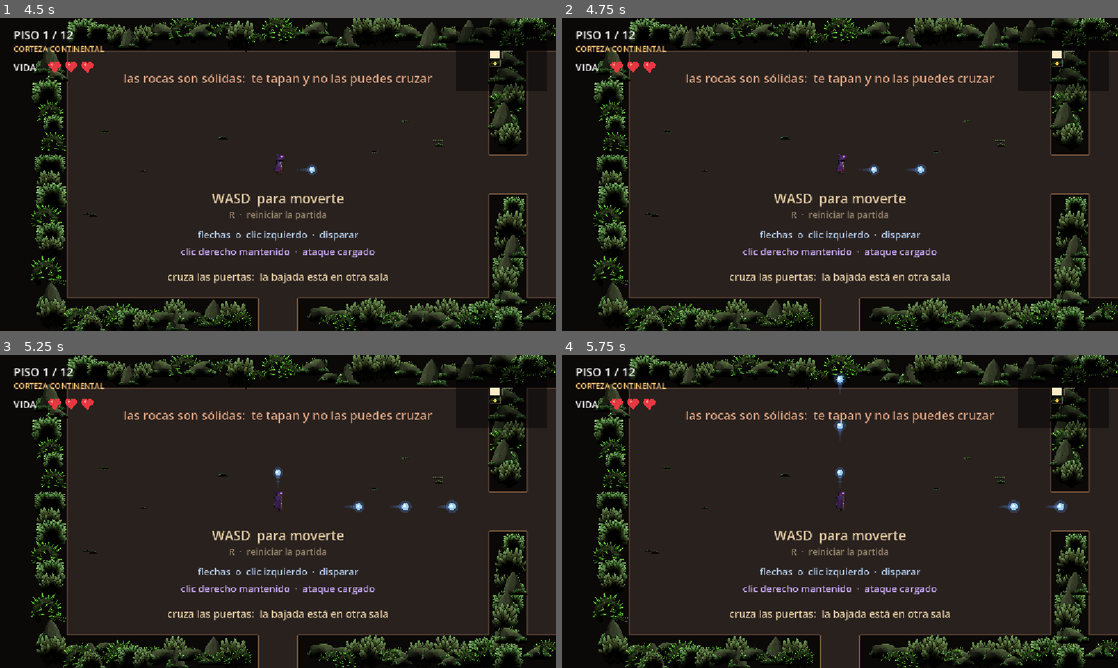
Above: before the commit, frames 1-4 (two rows, left to right).
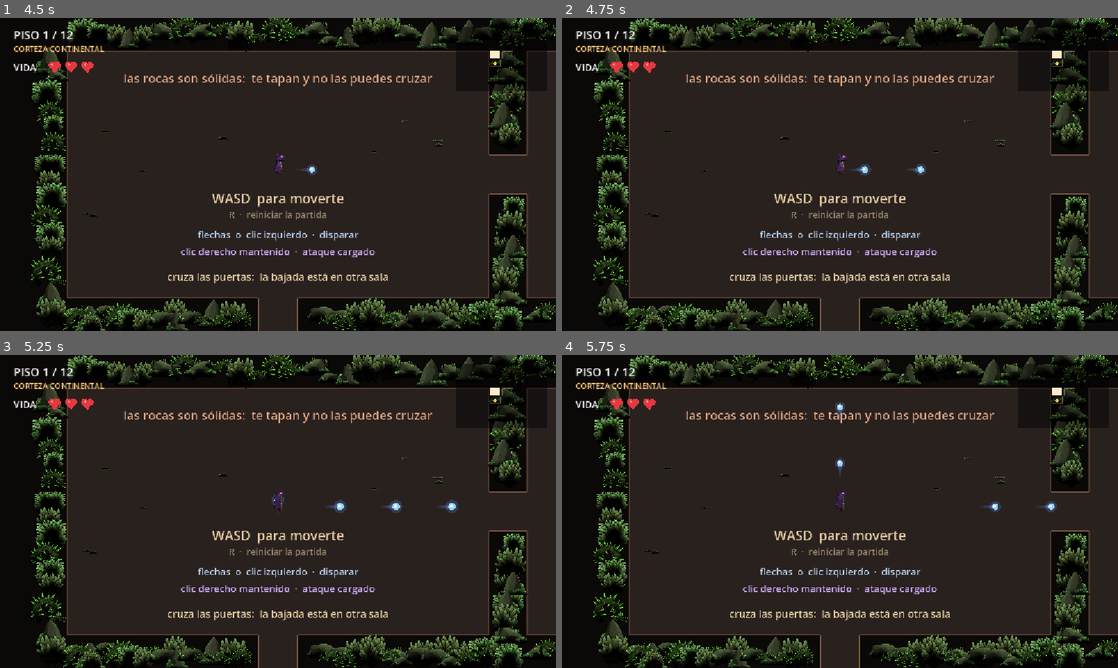
Above: after the commit, the same moments.

Repository: MatiasRodrigo0502/Vacio
Game: Godot game, scene res://scenes/MenuPrincipal.tscn
Same seed, same stepped clock (60 frames per second), same inputs: the game is played once before the commit and once after it.
Inputs (mouse positions are in pixels of both pictures, inside the frame that each line leads up to):
- Up to frame 1 (4.5 s): click "Jugar" at 0.5 s; click "Jugar" at 1.25 s; click "Jugar con mago oscuro" at 2 s; tap Enter at 2.75 s; move the mouse to (400, 158) at 2.77 s; hold Right (disparar_derecha) 2.78-3.53 s; hold Right mouse button (cargar_ataque) 2.78-3.53 s; move the mouse to (166, 190) at 3.52 s; hold Down (disparar_abajo) 3.53-4.28 s; click (166, 190) at 3.6 s; move the mouse to (333, 105) at 4.27 s; hold Right (disparar_derecha) from 4.28 s (still down); hold R (reiniciar_partida) from 4.28 s (still down)
- Up to frame 2 (4.75 s): keep holding Right (disparar_derecha); keep holding R (reiniciar_partida)
- Up to frame 3 (5.25 s): move the mouse to (250, 574) at 5.02 s; release Right (disparar_derecha) at 5.03 s; release R (reiniciar_partida) at 5.03 s; hold Up (disparar_arriba) from 5.03 s (still down); right-click (250, 574) at 5.1 s
- Up to frame 4 (5.75 s): keep holding Up (disparar_arriba)

Frame 1 is identical in both runs. In frame 2, 0.1% of the frame differs, in the area x 51-57%, y 46-51%; in frame 3, 0.4%; in frame 4, 0.6%, in the area x 48-91%, y 5-51%.

Commit message:
Revision: tres fallos arreglados
- Reiniciar sumaba otra vez la ventaja del mago: tres reinicios dejaban al
  mago rojo con 7 corazones y una carga de 0,05 s. Ahora se calcula desde
  los valores de la escena.
- Los enemigos solo pegaban al entrar en contacto (body_entered): con uno
  encima, cuatro segundos costaban un corazon. Ahora pegan mientras toquen,
  una vez por cada invulnerabilidad.
- Los enemigos se colocaban sin mirar las rocas (38 de 164 encima de una,
  3 enterrados). Ahora se colocan en hueco libre.

Probado en headless: los dos magos bajan los 12 pisos limpiando cada sala,
sin errores del motor.

Co-Authored-By: Claude Opus 5.5 <noreply@anthropic.com>

Diff:
--- a/scripts/enemigo.gd
+++ b/scripts/enemigo.gd
@@ -36,7 +36,6 @@
 
 
 func _ready() -> void:
-	body_entered.connect(_al_tocar_cuerpo)
 	# El enemigo busca al jugador por grupo en vez de que se lo pasen: asi la
 	# mecanica que los coloca no necesita conocer la escena del juego.
 	_objetivo = get_tree().get_first_node_in_group("jugador")
@@ -70,6 +69,7 @@
 
 func _physics_process(delta: float) -> void:
 	_fase += delta
+	_golpear_lo_que_toca()
 	if not _despierto:
 		return
 	if not is_instance_valid(_objetivo):
@@ -121,6 +121,17 @@
 	queue_free()
 
 
-func _al_tocar_cuerpo(cuerpo: Node2D) -> void:
-	if tipo != null and cuerpo.has_method("recibir_dano"):
-		cuerpo.recibir_dano(tipo.dano)
+## Hace dano a todo lo que este tocando, en cada paso de fisica.
+##
+## POR QUE MIRANDO EL SOLAPE Y NO CON body_entered:
+## body_entered avisa una sola vez, al entrar. El enemigo va directo hacia el
+## jugador y se le queda encima, asi que solo le pegaba al primer contacto:
+## quedarse quieto con un slime encima costaba un corazon y ya. Mirando el
+## solape en cada paso vuelve a pegar en cuanto acaba la invulnerabilidad, y
+## no pega de mas porque recibir_dano() ignora los golpes mientras dura.
+func _golpear_lo_que_toca() -> void:
+	if tipo == null:
+		return
+	for cuerpo in get_overlapping_bodies():
+		if cuerpo.has_method("recibir_dano"):
+			cuerpo.recibir_dano(tipo.dano)
--- a/scripts/jugador.gd
+++ b/scripts/jugador.gd
@@ -42,8 +42,9 @@
 @export_group("Ataque cargado")
 ## Segundos que hay que mantener el boton derecho antes de poder soltarlo.
 @export var tiempo_carga: float = 0.75
-## Dano del disparo cargado. El normal hace 1, y los enemigos aguantan 2, asi
-## que con 3 el cargado mata de una a los tipos que hay ahora.
+## Dano del disparo cargado. El normal hace 1. Con 3 mata de una a todos los
+## enemigos menos al golem, que aguanta 5 (el del mago rojo, con +2, tambien a
+## ese).
 @export var dano_bola_cargada: int = 3
 ## Lo grande y lo rapida que sale respecto al disparo normal.
 @export var factor_radio_cargada: float = 2.1
@@ -82,6 +83,19 @@
 var _base_cadencia: float = 0.0
 var _base_velocidad_bola: float = 0.0
 var _base_radio_bola: float = 0.0
+
+## Los valores de la escena, sin mago ni mejoras. Hacen falta aparte de los de
+## fabrica porque la ventaja del mago se calcula desde aqui: si se sumara a los
+## de fabrica, cada reinicio (que vuelve a llamar a usar_personaje) la sumaria
+## otra vez. Paso: tres reinicios dejaban al mago rojo con 7 corazones y una
+## carga de 0,05 s.
+var _escena_vida_maxima: int = 0
+var _escena_velocidad: float = 0.0
+var _escena_cadencia: float = 0.0
+var _escena_velocidad_bola: float = 0.0
+var _escena_radio_bola: float = 0.0
+var _escena_tiempo_carga: float = 0.0
+var _escena_dano_cargado: int = 0
 
 ## Tiempo que queda de invulnerabilidad. > 0 significa invulnerable.
 var _tiempo_invulnerable: float = 0.0
@@ -128,15 +142,17 @@
 	halo_cargado = personaje.halo_cargado
 	_carga_visual.pintar_con(color_cargado, halo_cargado)
 
-	_base_vida_maxima += personaje.vida_maxima_extra
-	_base_velocidad += personaje.velocidad_extra
-	_base_cadencia = maxf(_base_cadencia * personaje.cadencia_multiplicador,
+	# Siempre desde los valores de la escena, nunca desde los de ahora: asi
+	# llamarla dos veces con el mismo mago deja al jugador igual.
+	_base_vida_maxima = _escena_vida_maxima + personaje.vida_maxima_extra
+	_base_velocidad = _escena_velocidad + personaje.velocidad_extra
+	_base_cadencia = maxf(_escena_cadencia * personaje.cadencia_multiplicador,
 		CADENCIA_MINIMA)
-	_base_velocidad_bola += personaje.velocidad_bola_extra
-	_base_radio_bola += personaje.radio_bola_extra
-
-	tiempo_carga *= personaje.tiempo_carga_multiplicador
-	dano_bola_cargada += personaje.dano_cargado_extra
+	_base_velocidad_bola = _escena_velocidad_bola + personaje.velocidad_bola_extra
+	_base_radio_bola = _escena_radio_bola + personaje.radio_bola_extra
+
+	tiempo_carga = _escena_tiempo_carga * personaje.tiempo_carga_multiplicador
+	dano_bola_cargada = _escena_dano_cargado + personaje.dano_cargado_extra
 
 	# restaurar_vida() es lo que copia los valores de fabrica a los de verdad,
 	# asi que sirve igual para "empezar de cero" que para "estrenar mago".
@@ -144,6 +160,14 @@
 
 
 func _ready() -> void:
+	_escena_vida_maxima = vida_maxima
+	_escena_velocidad = velocidad_maxima
+	_escena_cadencia = cadencia_disparo
+	_escena_velocidad_bola = velocidad_bola
+	_escena_radio_bola = radio_bola
+	_escena_tiempo_carga = tiempo_carga
+	_escena_dano_cargado = dano_bola_cargada
+
 	_base_vida_maxima = vida_maxima
 	_base_velocidad = velocidad_maxima
 	_base_cadencia = cadencia_disparo
--- a/scripts/mecanicas/enemigos.gd
+++ b/scripts/mecanicas/enemigos.gd
@@ -57,22 +57,46 @@
 		# Uno de mas en algunas salas, para que no todas pesen igual.
 		var cuantos: int = mini(por_sala + generador.randi_range(0, 1), maximo)
 		for _i in cuantos:
-			for _intento in 20:
+			# El tipo se elige antes que el sitio: el hueco que necesita
+			# depende de lo grande que sea.
+			var tipo: TipoEnemigo = disponibles[generador.randi() % disponibles.size()]
+			for _intento in 30:
 				var sitio: Vector2 = sala.punto_al_azar(generador, 90.0)
 				if sala.cerca_de_puerta(sitio, despeje):
 					continue
 				# En la sala de salida, tampoco encima del agujero.
 				if sala.tipo == MapaSalas.Tipo.SALIDA and sitio.length() < despeje * 0.6:
 					continue
+				if _pisa_una_roca(piso, sala.to_global(sitio), tipo.alto * 0.5):
+					continue
 
 				var enemigo: Enemigo = ESCENA_ENEMIGO.instantiate()
 				# Hijo de su sala y no del piso: asi la sala sabe quien vive en
 				# ella y puede despertarlos al entrar el jugador.
 				sala.add_child(enemigo)
-				enemigo.preparar(disponibles[generador.randi() % disponibles.size()],
-					sala.to_global(sitio))
+				enemigo.preparar(tipo, sala.to_global(sitio))
 				sala.registrar_enemigo(enemigo)
 				break
+
+
+## True si un enemigo de ese radio en ese punto (global) quedaria encima de una
+## roca o una plataforma.
+##
+## POR QUE HACE FALTA:
+## las rocas ya estan puestas cuando se reparten los enemigos, y antes no se
+## miraban: salian enemigos metidos en rocas. Los que se mueven acaban saliendo
+## al perseguirte, pero el cristal vivo no se mueve nunca, y la bola choca con
+## la roca antes de llegar a el: enterrado en una, la sala podria no abrirse.
+##
+## Se mide contra el dibujo entero de la roca, no contra su colision, que es
+## mas pequena: un enemigo medio tapado por una roca tampoco se lee bien.
+func _pisa_una_roca(piso: Node, punto: Vector2, radio: float) -> bool:
+	for obstaculo in piso.obstaculos():
+		var caja := Rect2(obstaculo.global_position - obstaculo.tamano() * 0.5,
+			obstaculo.tamano()).grow(radio + 12.0)
+		if caja.has_point(punto):
+			return true
+	return false
 
 
 ## Lee la carpeta de tipos, ordenada por nombre de archivo para que el reparto
--- a/scripts/tipo_enemigo.gd
+++ b/scripts/tipo_enemigo.gd
@@ -3,7 +3,7 @@
 ## POR QUE UN RESOURCE Y NO UNA ESCENA POR ENEMIGO:
 ## todos los enemigos se comportan igual (perseguir y hacer dano al tocar); lo
 ## unico que cambia son los numeros y el dibujo. Con una escena por enemigo
-## habria que mantener cuatro archivos casi identicos. Asi, anadir un enemigo
+## habria que mantener once archivos casi identicos. Asi, anadir un enemigo
 ## nuevo es crear un .tres y dejarlo en resources/enemigos/: la mecanica lee la
 ## carpeta entera y no hay que tocar ni una linea de codigo.
 class_name TipoEnemigo
Not shown, changed: CLAUDE.md
